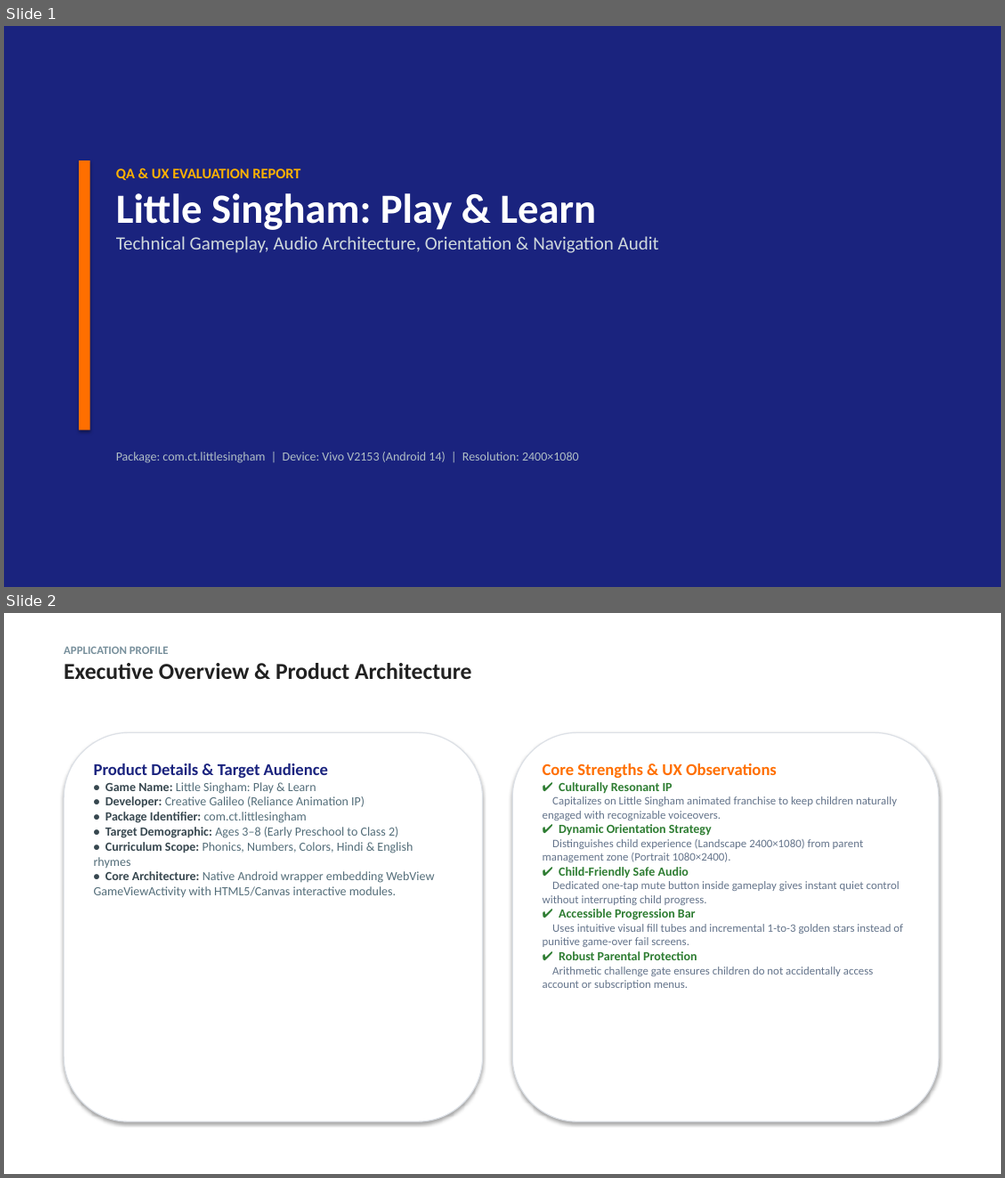
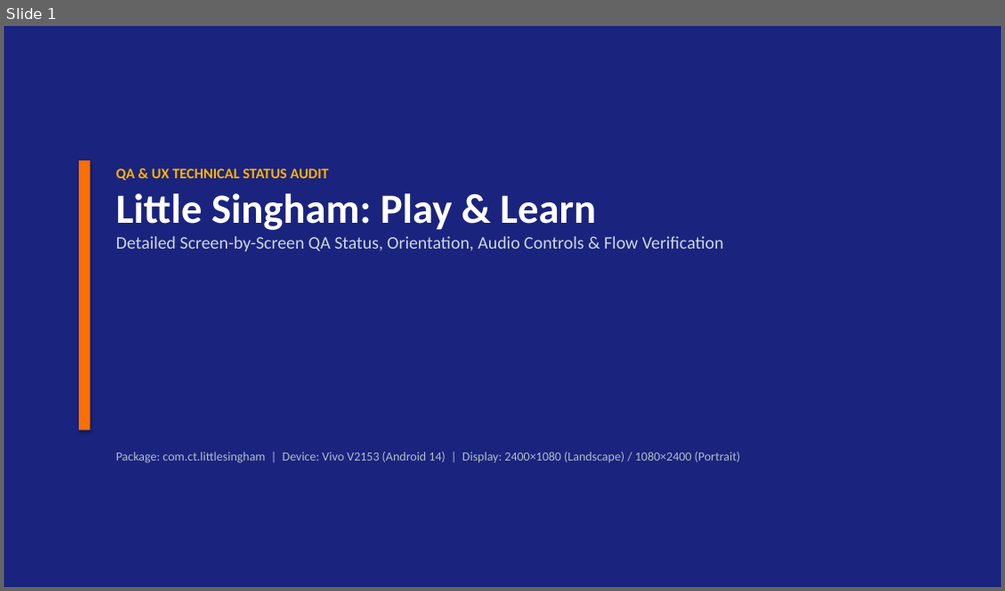
Before and after one commit to ananddub/game-qa-review-3g1j37, a slide deck: Little_Singham_Play_and_Learn.pptx. Shown one above the other, each under a label of ours: slides 1 and 2 before the commit, slide 1 after it. The pictures are 1005x1178 and 1005x591 pixels, drawn with LibreOffice and Linux fonts; fonts in the diff are those of the drawing. Boxes give left, top, right and bottom in pixels: in the first picture for what was removed or moved away, otherwise in the second. Text is boxed around its words. In the diff, an @@ line names an element or a change of style, - is before the commit and + after.

Commit message:
Remove all suggestions/recommendations; update slides to focus purely on detailed screen statuses, UI elements, and technical parameters

```diff
--- a/Little_Singham_Play_and_Learn.pptx
+++ b/Little_Singham_Play_and_Learn.pptx
@@ slide 2 removed at (4, 613, 1001, 1174), background #FFFFFF @@
@@ text removed at (64, 646, 472, 679) @@
-APPLICATION PROFILE
-Executive Overview & Product Architecture
@@ rounded rectangle removed at (64, 732, 483, 1121) @@
@@ rounded rectangle removed at (512, 732, 938, 1121) @@
@@ text removed at (94, 763, 434, 897) @@
-Product Details & Target Audience
-• Game Name: Little Singham: Play & Learn
-• Developer: Creative Galileo (Reliance Animation IP)
-• Package Identifier: com.ct.littlesingham
-• Target Demographic: Ages 3–8 (Early Preschool to Class 2)
-• Curriculum Scope: Phonics, Numbers, Colors, Hindi & English rhymes
-• Core Architecture: Native Android wrapper embedding WebView GameViewActivity with HTML5/Canvas interactive modules.
@@ text removed at (542, 763, 903, 989) @@
-Core Strengths & UX Observations
-✔ Culturally Resonant IP
-Capitalizes on Little Singham animated franchise to keep children naturally engaged with recognizable voiceovers.
-✔ Dynamic Orientation Strategy
-Distinguishes child experience (Landscape 2400×1080) from parent management zone (Portrait 1080×2400).
-✔ Child-Friendly Safe Audio
-Dedicated one-tap mute button inside gameplay gives instant quiet control without interrupting child progress.
-✔ Accessible Progression Bar
-Uses intuitive visual fill tubes and incremental 1-to-3 golden stars instead of punitive game-over fail screens.
-✔ Robust Parental Protection
-Arithmetic challenge gate ensures children do not accidentally access account or subscription menus.
@@ slide 1 changed as well @@
@@ text at (116, 168, 329, 180): text changed @@
-QA & UX EVALUATION REPORT
+QA & UX TECHNICAL STATUS AUDIT
@@ text at (116, 236, 724, 251): text changed; size 18 to 17 pt @@
-Technical Gameplay, Audio Architecture, Orientation & Navigation Audit
+Detailed Screen-by-Screen QA Status, Orientation, Audio Controls & Flow Verification
@@ text at (116, 451, 740, 463): text changed @@
-Package: com.ct.littlesingham | Device: Vivo V2153 (Android 14) | Resolution: 2400×1080
+Package: com.ct.littlesingham | Device: Vivo V2153 (Android 14) | Display: 2400×1080 (Landscape) / 1080×2400 (Portrait)
```
Also in this commit, not shown: 1 other slide changed, 5 slides added, 5 other slides removed, 2 other files.
